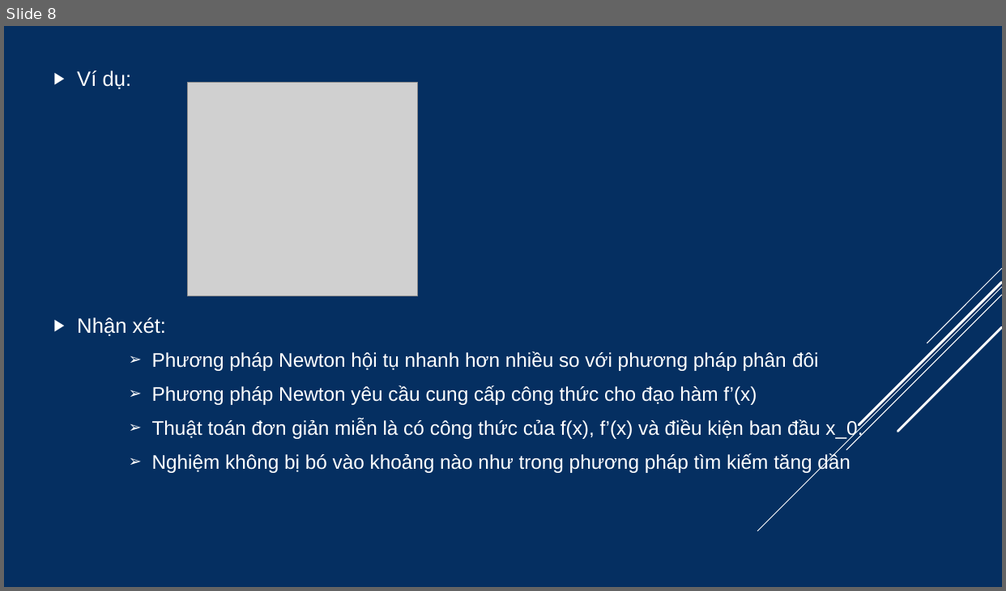
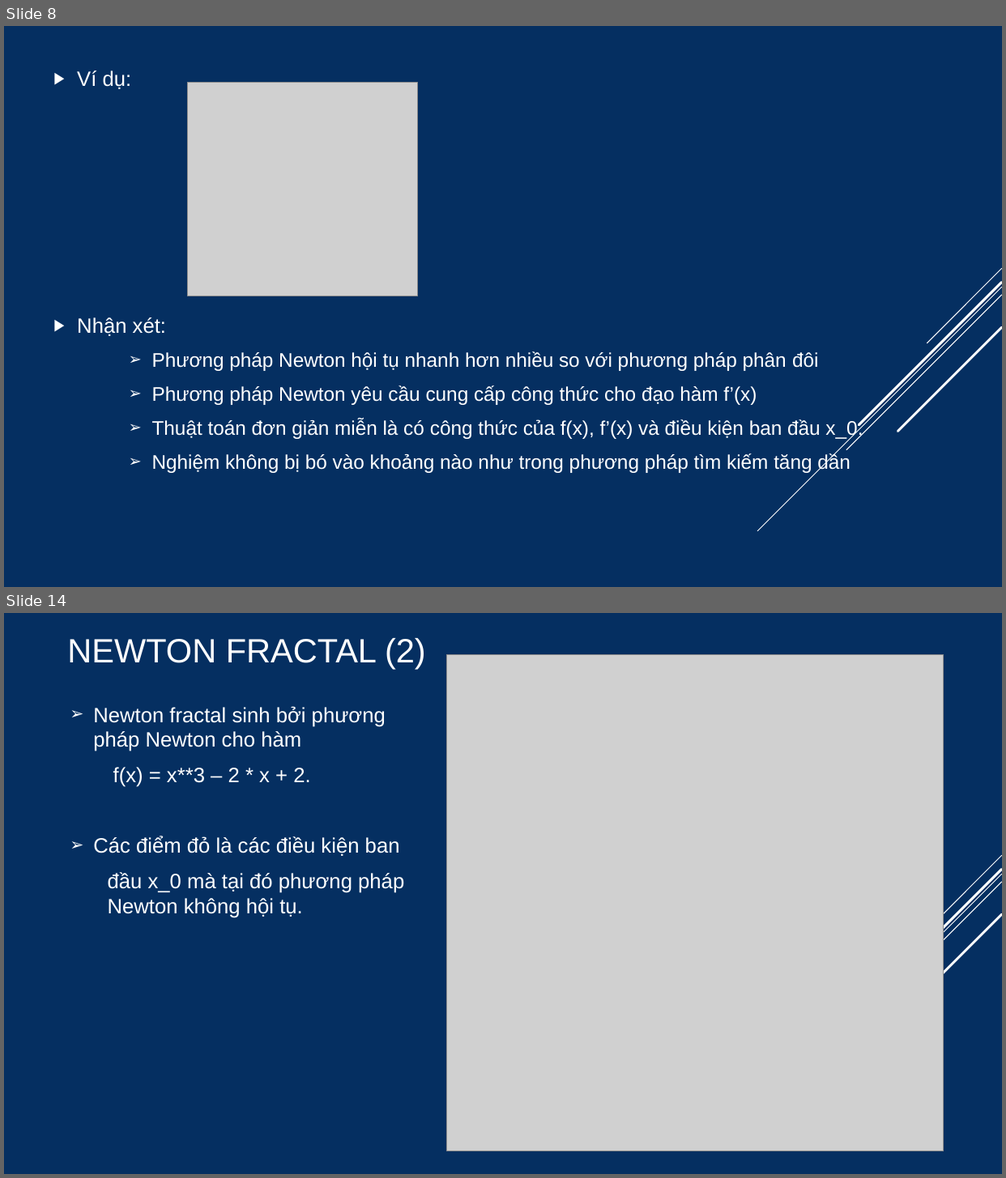
Before and after one commit to phiha-hus/Teaching-VNU, a slide deck: MAT2034_MAT2404_GTS_HK1_Python/GTS_Chương_3_Root_finding.pptx. Shown one above the other, each under a label of ours: slide 8 before the commit, slides 8 and 14 after it; the slides between them are not shown. The pictures are 1006x591 and 1006x1178 pixels, drawn with LibreOffice and Linux fonts; fonts in the diff are those of the drawing; grey boxes stand for pictures. Boxes give left, top, right and bottom in pixels: in the first picture for what was removed or moved away, otherwise in the second. Text is boxed around its words. In the diff, an @@ line names an element or a change of style, - is before the commit and + after.

```diff
--- a/MAT2034_MAT2404_GTS_HK1_Python/GTS_Chương_3_Root_finding.pptx
+++ b/MAT2034_MAT2404_GTS_HK1_Python/GTS_Chương_3_Root_finding.pptx
@@ slide 14 added at box(4, 613, 1002, 1174), background #052F61; not listed: 5 template elements that a slide beside it also shows @@
@@ title added at box(67, 638, 426, 668), 32.4 pt, text #FFFFFF @@
+NEWTON FRACTAL (2)
@@ picture added at box(447, 655, 944, 1152) @@
@@ text added at box(93, 706, 404, 918), 20 pt, text #FFFFFF @@
+➢ Newton fractal sinh bởi phương pháp Newton cho hàm
+f(x) = x**3 – 2 * x + 2.
+➢ Các điểm đỏ là các điều kiện ban
+đầu x_0 mà tại đó phương pháp Newton không hội tụ.
```
Also in this commit, not shown: 3 slides changed, 5 other slides added, 1 slide removed, 5 other files.
